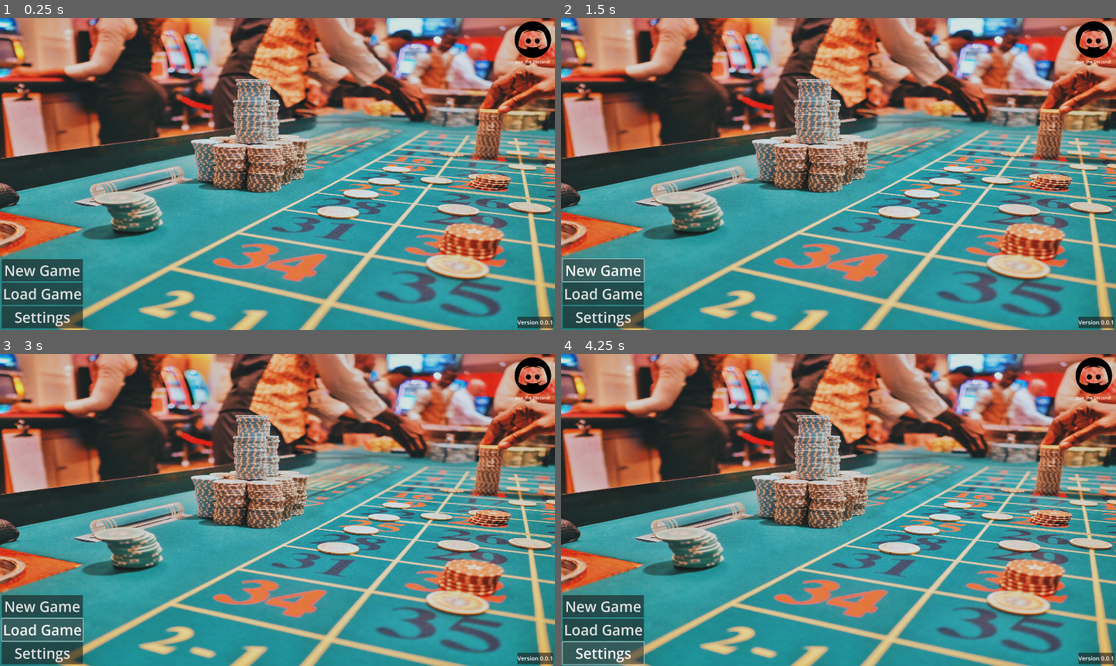
Above: before the commit, frames 1-4 (two rows, left to right).
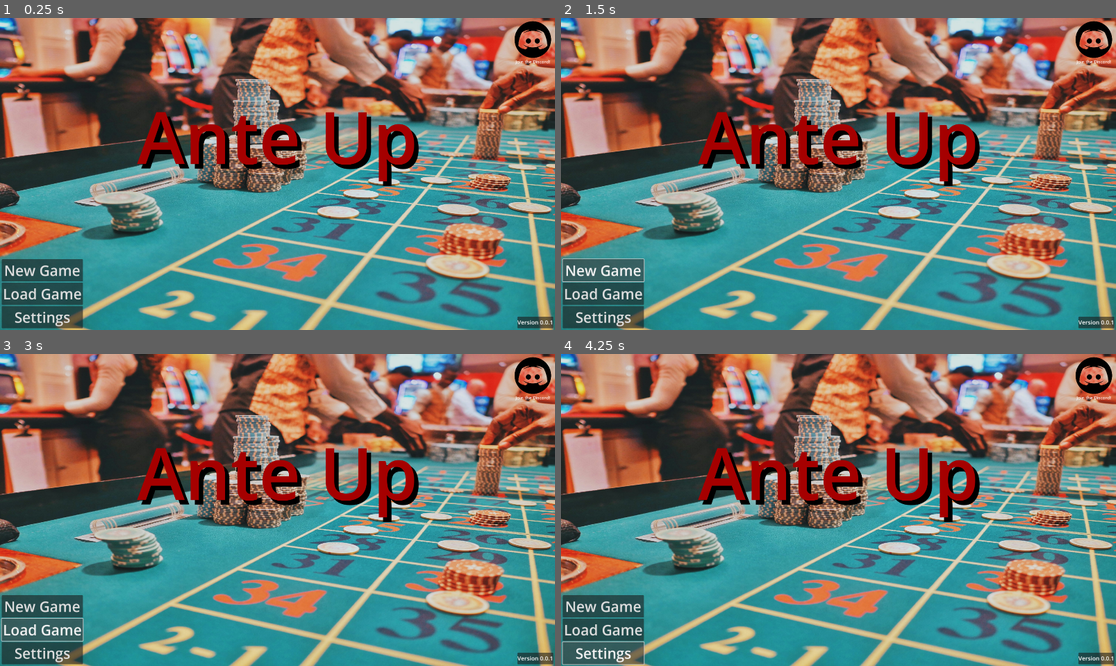
Above: after the commit, the same moments.

Repository: InadequateUsername/Ante-Up
Game: Godot game, scene res://TitleScreen/TitleScreen.tscn
The game is run twice, just before and just after one commit, with the same random seed, the same clock (stepped at 60 frames per second) and the same inputs.
Inputs:
- Up to frame 1 (0.25 s): no input
- Up to frame 2 (1.5 s): click "New Game" at 0.5 s; click "New Game" at 1.25 s
- Up to frame 3 (3 s): click "New Game" at 2 s; click "Load Game" at 2.75 s
- Up to frame 4 (4.25 s): click "Settings" at 3.5 s

The runs differ from the first frame. In frame 1, 4.5% of the frame differs, in the area x 24-76%, y 30-54%; in frame 2, 4.5%; in frame 3, 4.5%; in frame 4, 4.5%.

Commit message:
Added Game Name to Title Screen

Diff:
--- a/TitleScreen/TitleScreen.tscn
+++ b/TitleScreen/TitleScreen.tscn
@@ -22,6 +22,25 @@
 grow_vertical = 2
 scale = Vector2(0.639827, 0.479361)
 texture = ExtResource("1_g0pfn")
+
+[node name="GameTitleLabel" type="Label" parent="."]
+layout_mode = 1
+anchors_preset = 5
+anchor_left = 0.5
+anchor_right = 0.5
+offset_left = -486.0
+offset_top = 238.0
+offset_right = 486.0
+offset_bottom = 580.0
+grow_horizontal = 2
+theme_override_colors/font_color = Color(0.647059, 0, 0, 1)
+theme_override_colors/font_shadow_color = Color(0, 0, 0, 1)
+theme_override_constants/shadow_offset_x = 15
+theme_override_constants/shadow_offset_y = 15
+theme_override_font_sizes/font_size = 250
+text = "Ante Up"
+horizontal_alignment = 1
+vertical_alignment = 1
 
 [node name="MainButtonContainer" type="VBoxContainer" parent="."]
 layout_mode = 1
